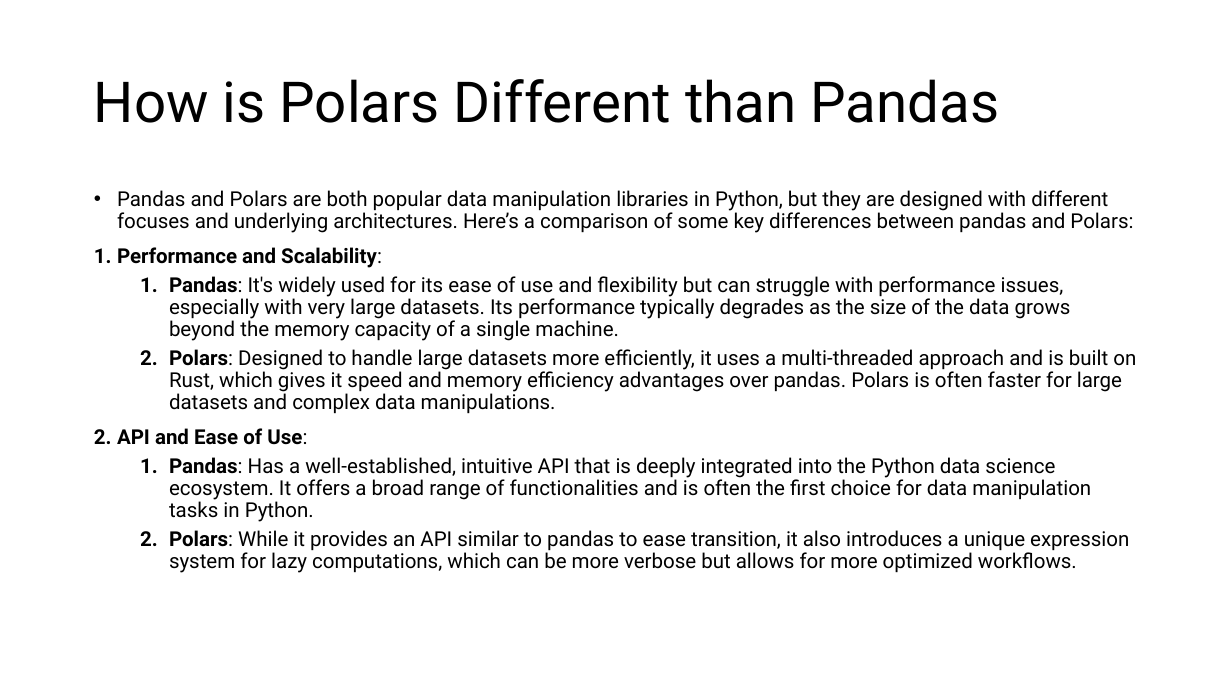
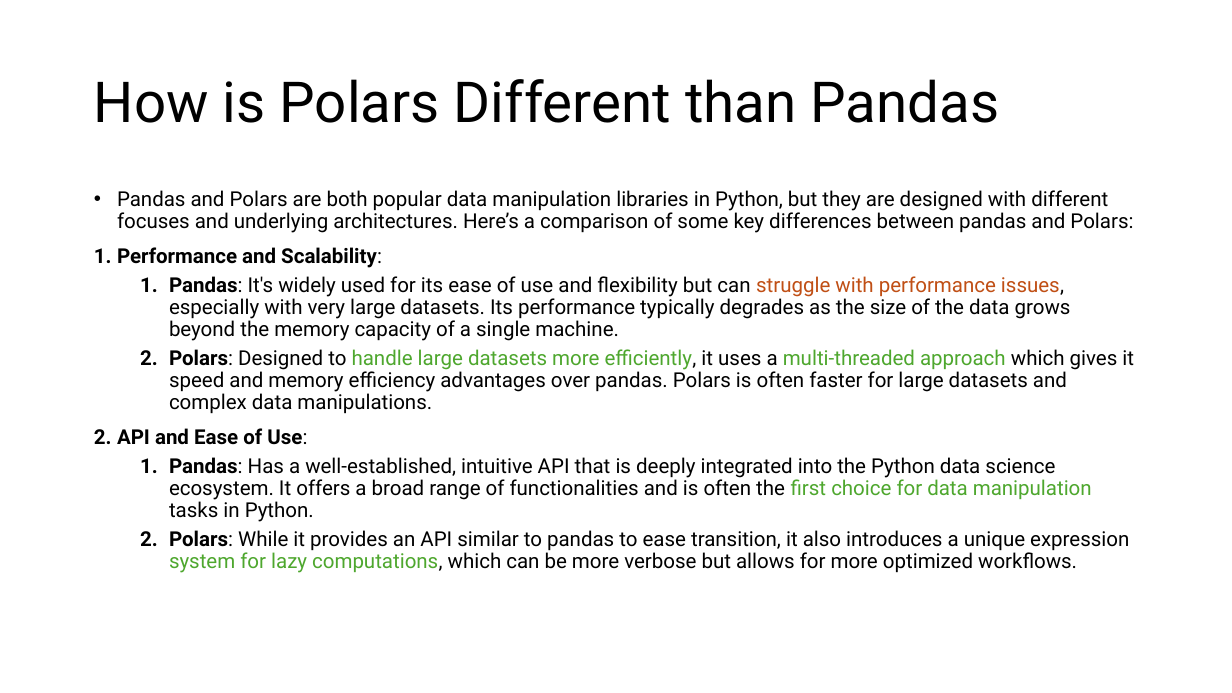
Before and after one commit to gdallvo1/OIM7502_SP25_classwork, a slide deck: slide 6 of Midterm_Polars/Polar_PythonLibrary.pptx (slide 5 before the commit). Drawn at 1232x693 pixels with LibreOffice and Linux fonts; fonts in the diff are those of the drawing. Boxes give left, top, right and bottom in pixels: in the first picture for what was removed or moved away, otherwise in the second. Text is boxed around its words. In the diff, an @@ line names an element or a change of style, - is before the commit and + after.

```diff
--- a/Midterm_Polars/Polar_PythonLibrary.pptx
+++ b/Midterm_Polars/Polar_PythonLibrary.pptx
@@ text at box(169, 276, 1129, 573): text colour #000000 to #C04F15 in "struggle with performance issues,"; text colour #000000 to #4EA72E in "first choice for data manipulation", "system for lazy computations," @@
@@ text at box(169, 349, 1134, 414): text changed @@
-  2. Polars: Designed to handle large datasets more efficiently, it uses a multi-threaded approach and is built on Rust, which gives it speed and memory efficiency advantages over pandas. Polars is often faster for large datasets and complex data manipulations.
+  2. Polars: Designed to handle large datasets more efficiently, it uses a multi-threaded approach which gives it speed and memory efficiency advantages over pandas. Polars is often faster for large datasets and complex data manipulations.
```
Also in this commit, not shown: 4 other slides changed, 3 slides added, 1 slide removed, 3 other files.
